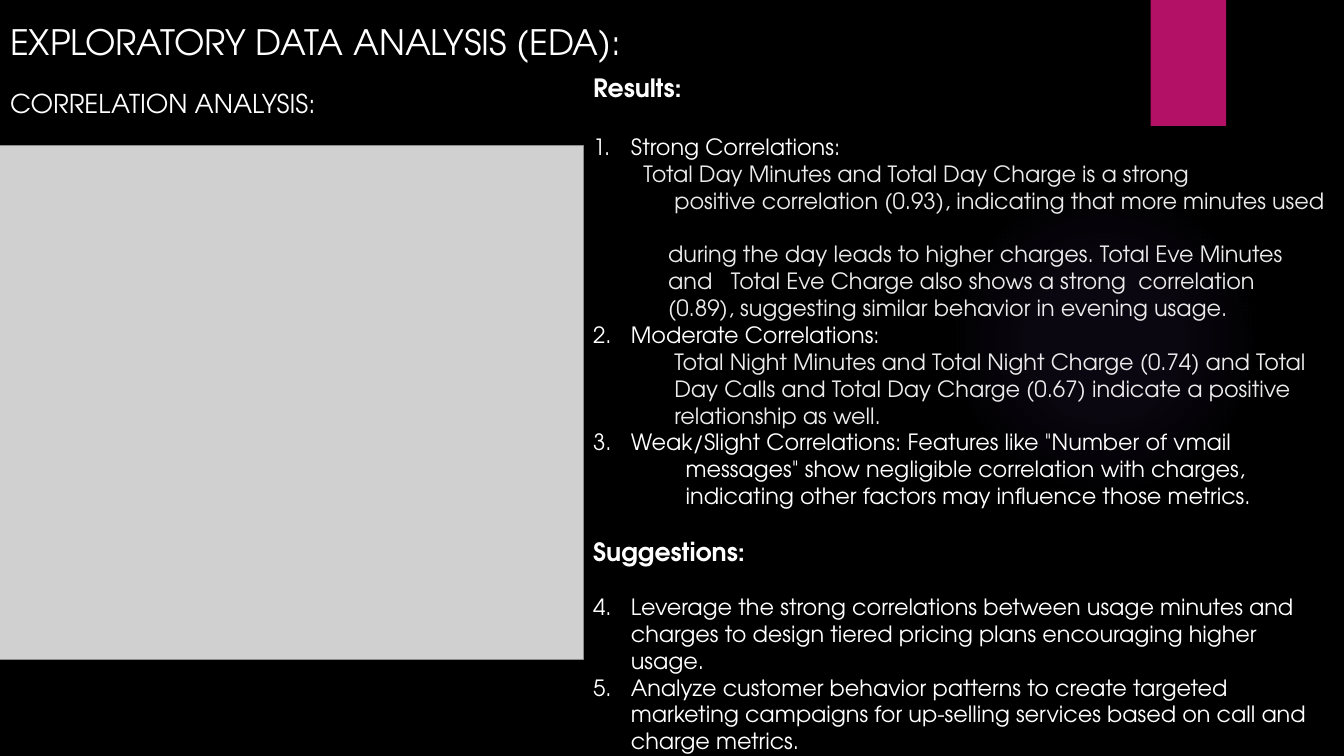
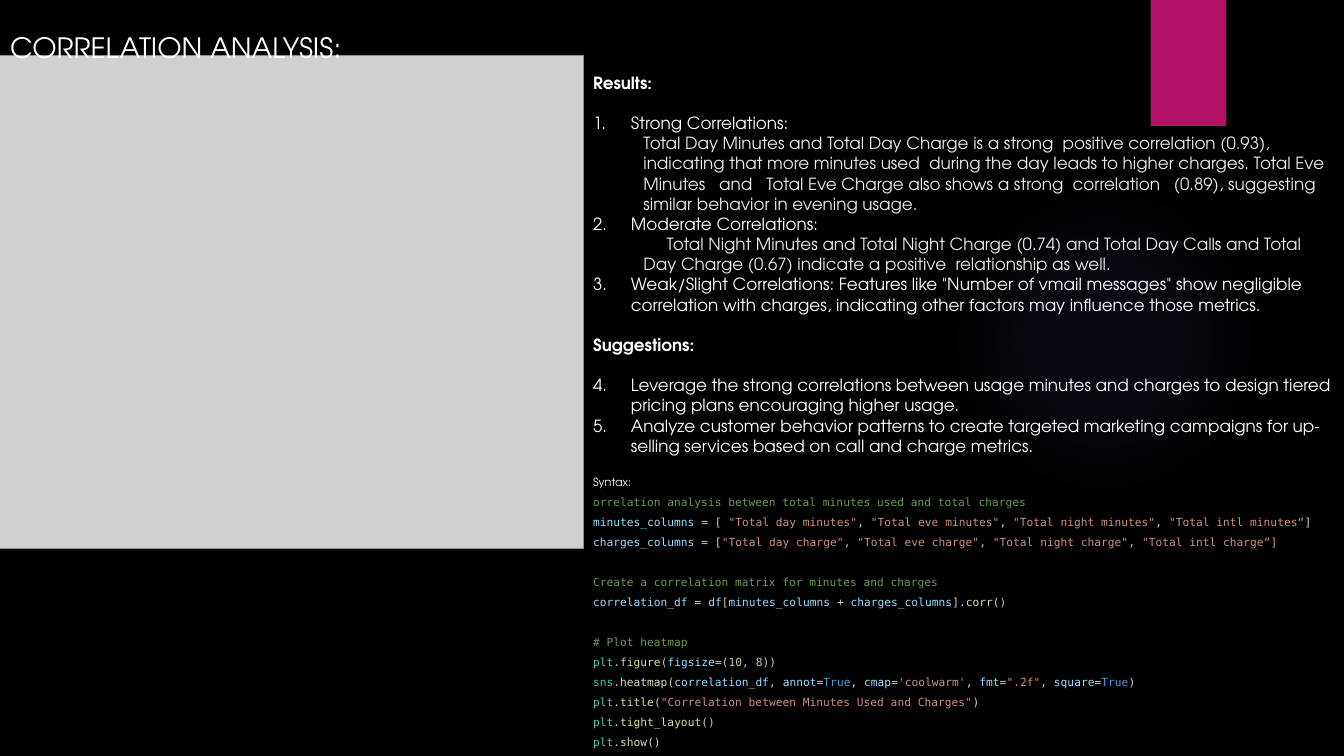
Before and after one commit to MariaBurke-sal/Telecom-Churn, a slide deck: slide 6 of Analyzing Telecom Churn Data for Business Insights and.pptx. Drawn at 1344x756 pixels with LibreOffice and Linux fonts; fonts in the diff are those of the drawing; grey boxes stand for pictures; background and template pictures are left out. Boxes give left, top, right and bottom in pixels: in the first picture for what was removed or moved away, otherwise in the second. Text is boxed around its words. In the diff, an @@ line names an element or a change of style, - is before the commit and + after.

```diff
--- a/Analyzing Telecom Churn Data for Business Insights and.pptx
+++ b/Analyzing Telecom Churn Data for Business Insights and.pptx
@@ text "CORRELATION ANALYSIS:": place and size @@
-text "CORRELATION ANALYSIS:" at box(10, 93, 316, 114)
+text "CORRELATION ANALYSIS:" at box(10, 29, 341, 72)
@@ text "CORRELATION ANALYSIS:" at box(10, 29, 341, 72): size 18.5 to 20 pt; line spacing 0.8 to 0.9 @@
@@ text removed at box(10, 28, 621, 63) @@
-EXPLORATORY DATA ANALYSIS (EDA):
@@ picture: place and size @@
-picture at box(0, 145, 583, 659)
+picture at box(0, 55, 583, 548)
@@ text at box(593, 76, 1330, 456): size 18 to 12 pt in "Results:", "Suggestions:"; size 16 to 12 pt in "Strong Correlations:", "Moderate Correlations:", "Leverage the strong correlations between usage minutes ...", "Analyze customer behavior patterns to create targeted ..." @@
@@ text at box(643, 131, 1324, 219): text changed; size 16 to 12 pt @@
-  Total Day Minutes and Total Day Charge is a strong
-  positive correlation (0.93), indicating that more minutes used
-  during the day leads to higher charges. Total Eve Minutes
-  and Total Eve Charge also shows a strong correlation
-  (0.89), suggesting similar behavior in evening usage.
+  Total Day Minutes and Total Day Charge is a strong positive correlation (0.93), indicating that more minutes used during the day leads to higher charges. Total Eve Minutes and Total Eve Charge also shows a strong correlation (0.89), suggesting similar behavior in evening usage.
@@ text at box(631, 237, 1302, 315): text changed; size 16 to 12 pt @@
-  Total Night Minutes and Total Night Charge (0.74) and Total
-  Day Calls and Total Day Charge (0.67) indicate a positive
-  relationship as well.
-3. Weak/Slight Correlations: Features like "Number of vmail
-messages" show negligible correlation with charges,
-indicating other factors may influence those metrics.
+  Total Night Minutes and Total Night Charge (0.74) and Total Day Calls and Total Day Charge (0.67) indicate a positive relationship as well.
+3. Weak/Slight Correlations: Features like "Number of vmail messages" show negligible correlation with charges, indicating other factors may influence those metrics.
@@ text at box(593, 477, 1311, 749): paragraphs added @@
+Syntax:
+orrelation analysis between total minutes used and total charges
+minutes_columns = [ "Total day minutes", "Total eve minutes", "Total night minutes", "Total intl minutes“]
+charges_columns = ["Total day charge", "Total eve charge", "Total night charge", "Total intl charge“]
+Create a correlation matrix for minutes and charges
+correlation_df = df[minutes_columns + charges_columns].corr()
+# Plot heatmap
+plt.figure(figsize=(10, 8))
+sns.heatmap(correlation_df, annot=True, cmap='coolwarm', fmt=".2f", square=True)
+plt.title("Correlation between Minutes Used and Charges")
+plt.tight_layout()
+plt.show()
```
Also in this commit, not shown: 8 other slides changed, 1 slide removed.
